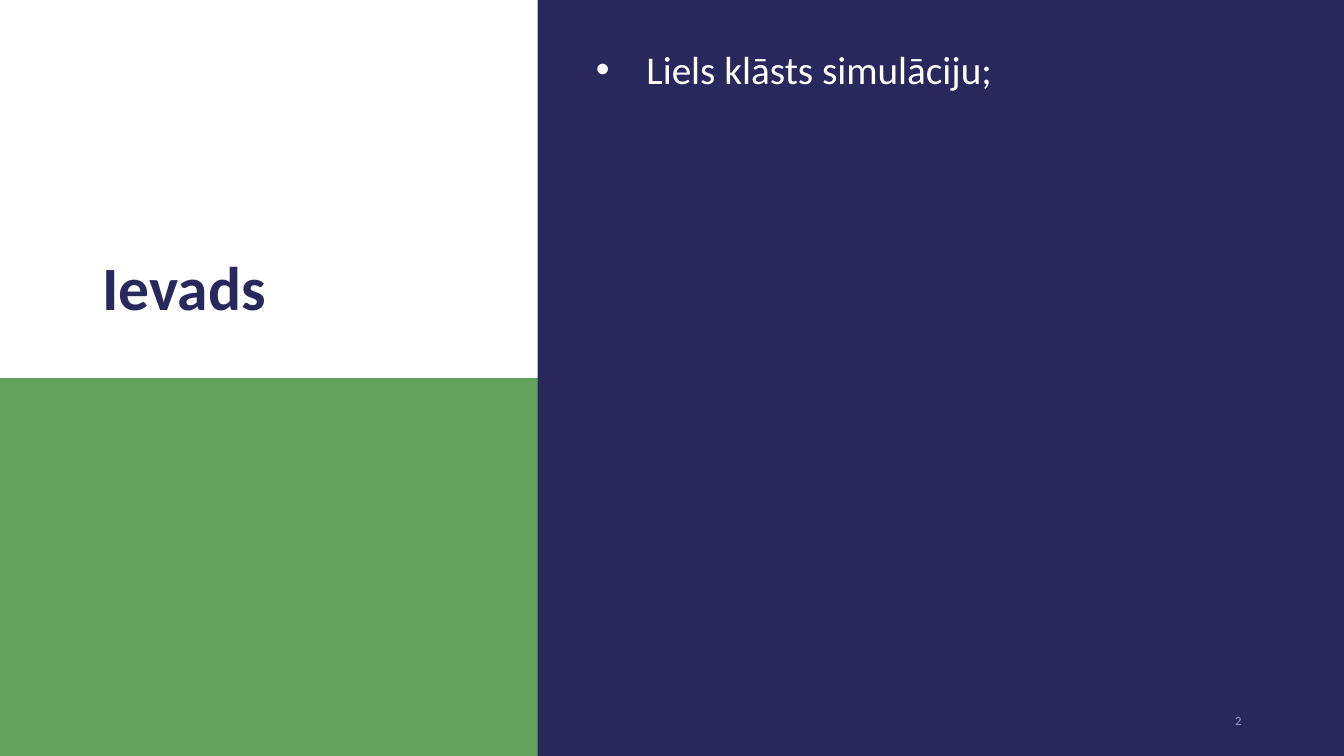
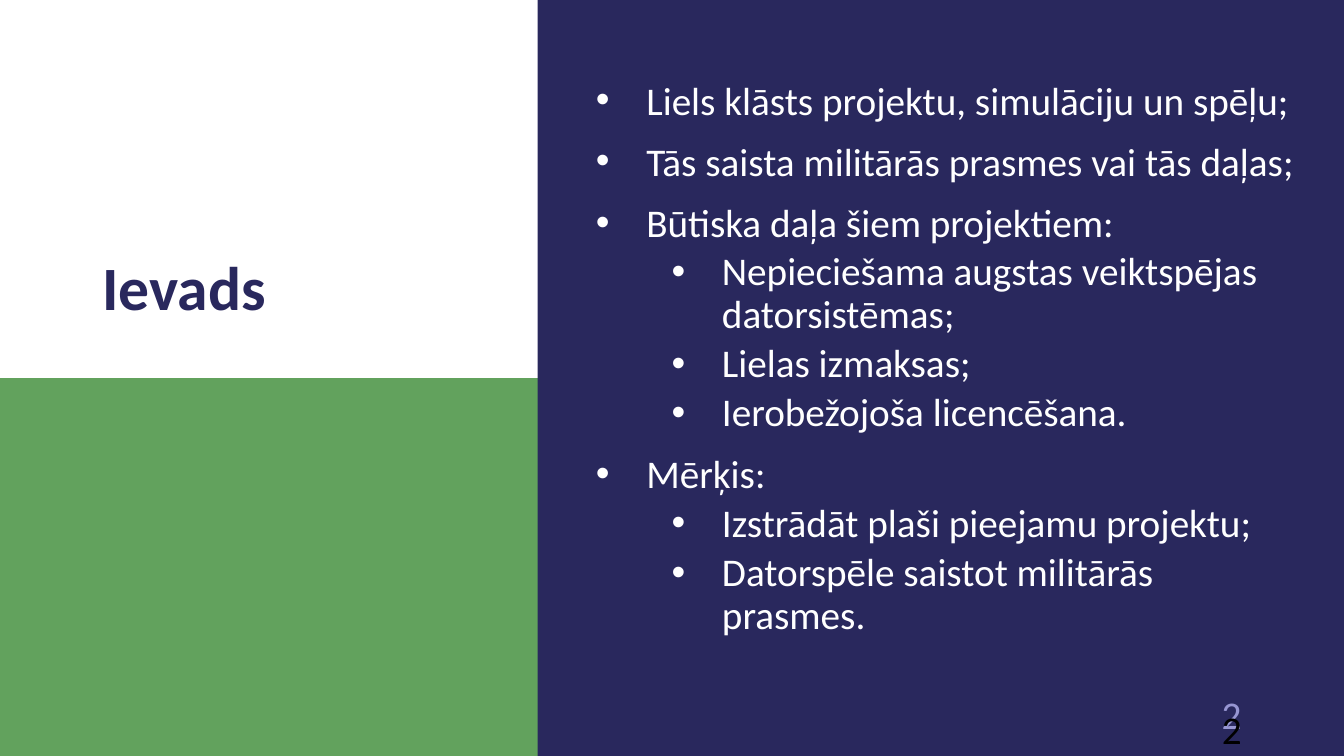
Before and after one commit to 1ivyatan/drumstalotajs, a slide deck: slide 2 of Documentation/Prezentācija.pptx. Drawn at 1344x756 pixels with LibreOffice and Linux fonts; fonts in the diff are those of the drawing. Boxes give left, top, right and bottom in pixels: in the first picture for what was removed or moved away, otherwise in the second. Text is boxed around its words. In the diff, an @@ line names an element or a change of style, - is before the commit and + after.

Commit message:
theme edit

```diff
--- a/Documentation/Prezentācija.pptx
+++ b/Documentation/Prezentācija.pptx
@@ text "Liels klāsts projektu, simulāciju un ..." at (646, 87, 1294, 636): vertical alignment top to middle @@
@@ text at (646, 87, 1294, 636): text changed @@
-• Liels klāsts simulāciju;
+• Liels klāsts projektu, simulāciju un spēļu;
+• Tās saista militārās prasmes vai tās daļas;
+• Būtiska daļa šiem projektiem:
+  • Nepieciešama augstas veiktspējas datorsistēmas;
+  • Lielas izmaksas;
+  • Ierobežojoša licencēšana.
+• Mērķis:
+  • Izstrādāt plaši pieejamu projektu;
+  • Datorspēle saistot militārās prasmes.
@@ page number at (1222, 703, 1242, 739): size 9 to 28 pt, text colour #9796D2 to #000000; vertical alignment middle to top @@
@@ page number added at (1222, 712, 1242, 744), 28 pt, text #9796D2 @@
+2
```
Also in this commit, not shown: 6 slides added.
